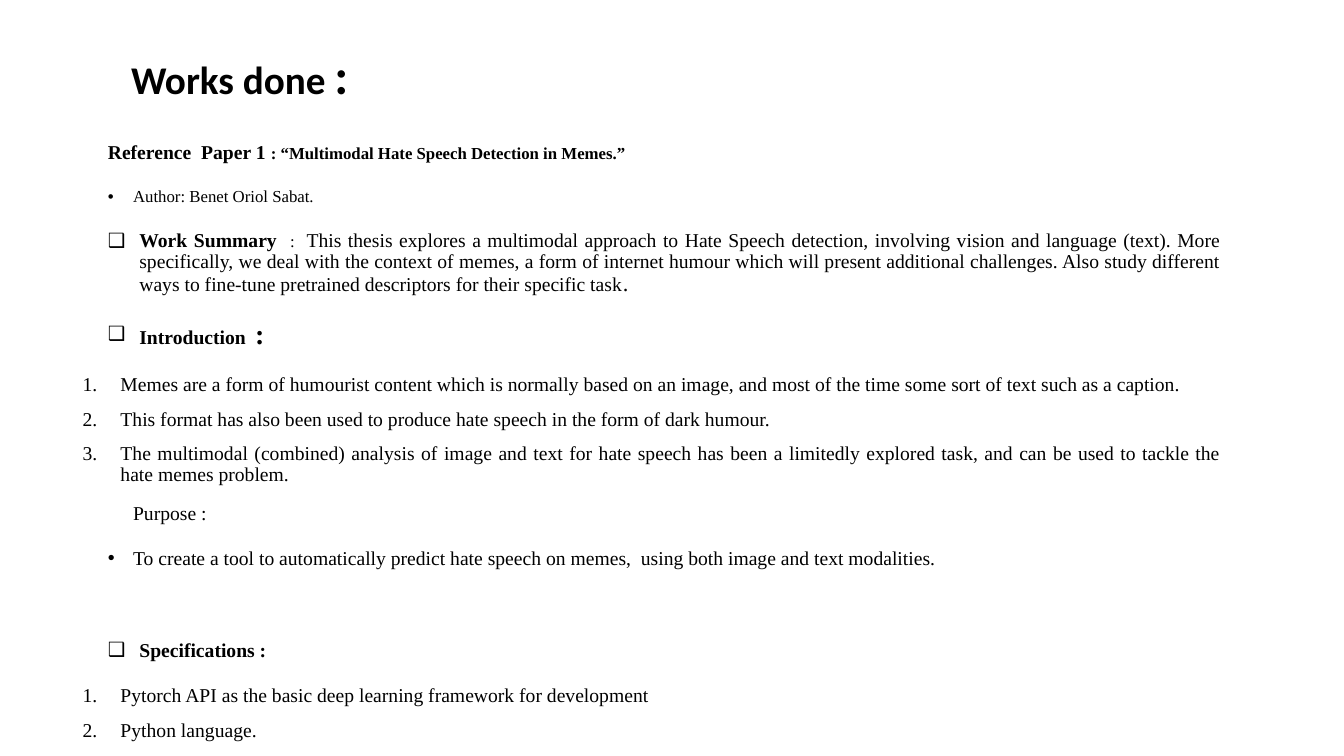
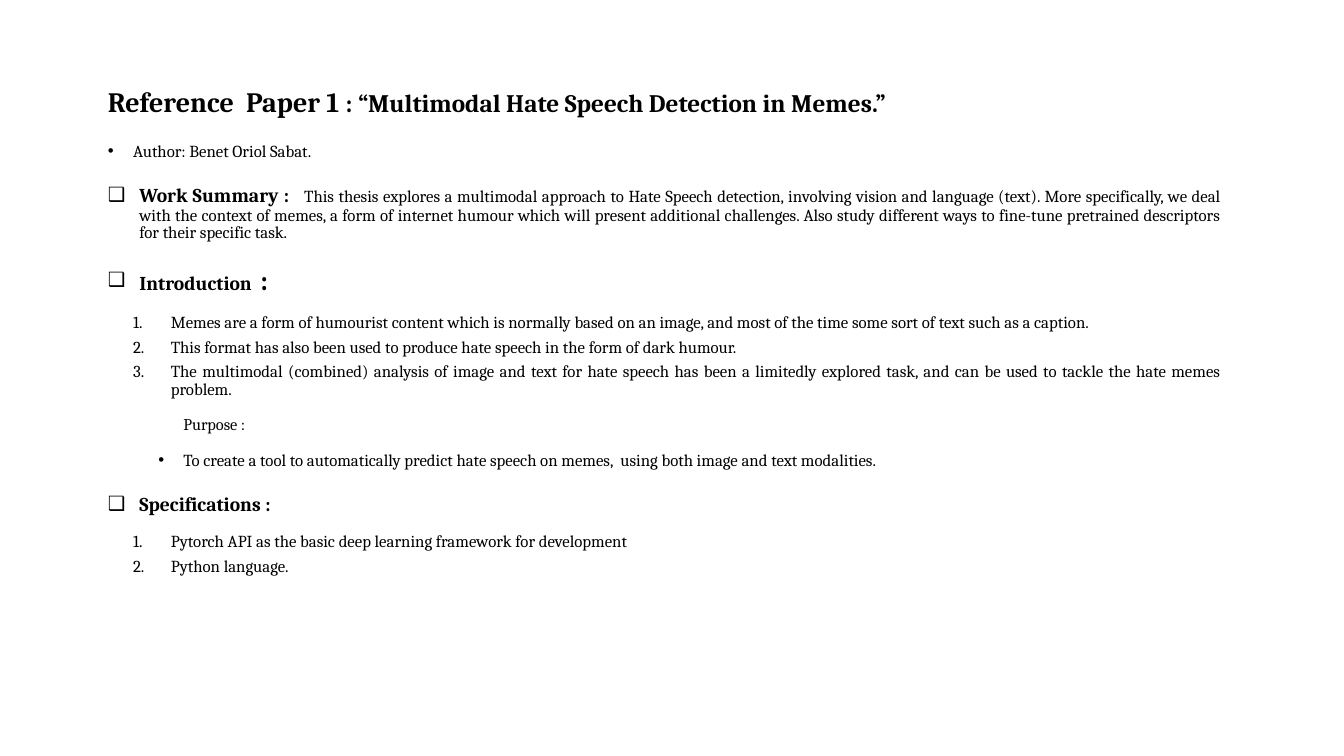
Before and after one commit to VarunBohara/Mini-Project-Documents, a slide deck: slide 6 of Literature Survey.pptx. Drawn at 1344x756 pixels with LibreOffice and Linux fonts; fonts in the diff are those of the drawing. Boxes give left, top, right and bottom in pixels: in the first picture for what was removed or moved away, otherwise in the second. Text is boxed around its words. In the diff, an @@ line names an element or a change of style, - is before the commit and + after.

```diff
--- a/Literature Survey.pptx
+++ b/Literature Survey.pptx
@@ text "Reference Paper 1 : “Multimodal ...": place and size @@
-text "Reference Paper 1 : “Multimodal ..." at (108, 145, 1219, 742)
+text "Reference Paper 1 : “Multimodal ..." at (108, 92, 1221, 576)
@@ text "Reference Paper 1 : “Multimodal ..." at (108, 92, 1221, 576): size 14 to 20 pt in "Reference Paper 1"; size 12 to 18 pt in ": “Multimodal Hate Speech Detection in Memes.”"; font Times New Roman to Cambria; size 12 to 14 pt, bold on in ":"; size 14 to 12 pt in "This thesis explores a multimodal approach to ...", "Memes are a form of humourist content ...", "This format has also been used to ...", "The multimodal (combined) analysis of image and ..." and 3 more places; size 16 to 12 pt in "task."; size 14 to 11.7 pt in "Purpose :"; list level 1 to 2 in "Memes are a form of ..."; list level 1 to 2 in "This format has also been ..."; list level 1 to 2 in "The multimodal (combined) analysis of ..."; list level 2 to 3 in "Purpose :"; list level 1 to 2 in "To create a tool to ..."; list level 1 to 2 in "Pytorch API as the basic ..."; list level 1 to 2 in "Python language." @@
@@ title removed at (131, 66, 326, 95) @@
-Works done :
```
Also in this commit, not shown: 16 other slides changed, 1 slide removed.
